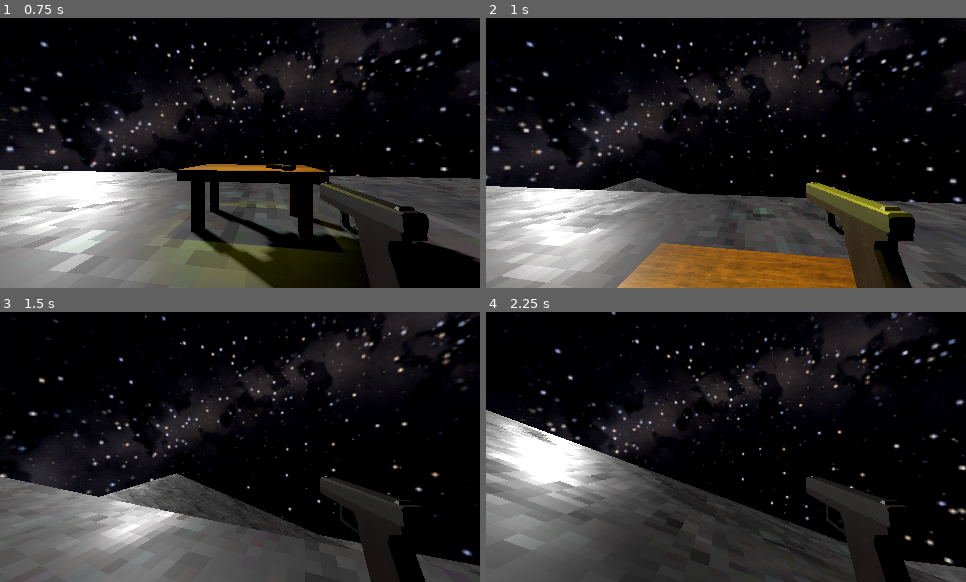
Above: before the commit, frames 1-4 (two rows, left to right).
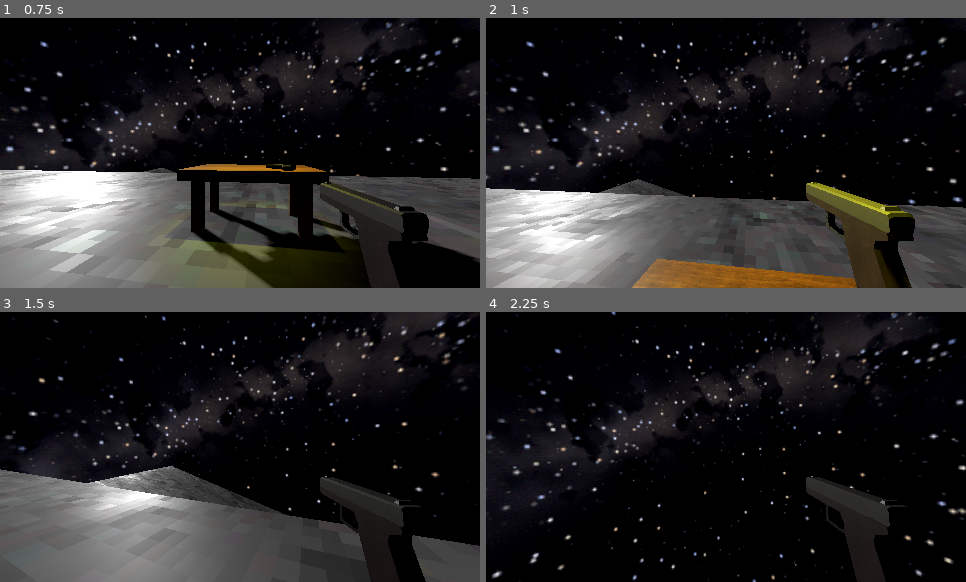
Above: after the commit, the same moments.

Repository: TheM0RSE/GameOff2026
Game: Godot game, scene res://Scenes/Main.tscn
Same seed, same stepped clock (60 frames per second), same inputs: the game is played once before the commit and once after it.
Inputs (mouse positions are in pixels of both pictures, inside the frame that each line leads up to):
- Up to frame 1 (0.75 s): move the mouse to (264, 153) at 0.52 s; hold W (up) from 0.53 s (still down); hold Ctrl (Slide) from 0.53 s (still down)
- Up to frame 2 (1 s): keep holding W (up); keep holding Ctrl (Slide); tap Space (jump) at 0.77 s
- Up to frame 3 (1.5 s): keep holding W (up); move the mouse to (216, 447) at 1.27 s; release Ctrl (Slide) at 1.28 s; tap Shift (Dash) at 1.35 s
- Up to frame 4 (2.25 s): keep holding W (up); tap Space (jump) at 1.52 s; tap Ctrl (Slide) at 1.55 s; move the mouse to (735, 441) at 2.02 s; hold Ctrl (Slide) from 2.03 s (still down)

Frame 1 is identical in both runs. In frame 2, 8.1% of the frame differs, in the area x 0-100%, y 59-100%; in frame 3, 8.1%; in frame 4, 30%, in the area x 0-100%, y 36-100%.

Commit message:
Added simple mantling. Check if player is under something while sliding and avoid standing up.

Diff:
--- a/Entities/Player/Player.gd
+++ b/Entities/Player/Player.gd
@@ -43,6 +43,19 @@
 var was_on_floor = false
 var just_landed = false
 
+# Mantling
+@export var chest_ray : RayCast3D
+@export var head_ray : RayCast3D
+@export var top_ray : RayCast3D
+@export var ceiling_ray : RayCast3D
+
+var mantle_cooldown = 0.0
+const MANTLE_COOLDOWN_TIME = 0.25
+var last_speed = 0
+
+var vault_direction = Vector3.ZERO
+var vault_speed = 0.0
+
 # Stamina later
 
 const WEIGHT = 2.0
@@ -92,6 +105,8 @@
 		get_tree().reload_current_scene()
 
 func _physics_process(delta: float) -> void:
+	mantle_cooldown -= delta
+
 	# If player is not on ground
 	if not is_on_floor():
 		# Gravity normal in the start of a jump and higher with fall_multiplier when falling
@@ -110,8 +125,12 @@
 		coyote_timer = coyote_time
 
 	jump(delta)
+	check_mantle(delta)
 	dash_and_move(delta)
 	update_height(delta)
+
+	if not is_on_wall():
+		last_speed = Vector3(velocity.x, 0, velocity.y).length()
 
 	var was_on_floor = is_on_floor()
 	move_and_slide()
@@ -121,7 +140,8 @@
 func update_height(delta):
 	var target_height = STAND_HEIGHT
 
-	if is_sliding:
+	# Check if the player is sliding or if the player is still under something while in a slide
+	if is_sliding or ceiling_ray.is_colliding():
 		target_height = LOW_HEIGHT
 
 	var drop = STAND_HEIGHT - target_height
@@ -189,6 +209,10 @@
 
 		if dash_timer <= 0:
 			is_dashing = false
+
+	elif mantle_cooldown > 0:
+		horizontal = vault_direction * vault_speed
+
 	elif is_sliding:
 		horizontal = horizontal.move_toward(Vector3.ZERO, SLIDE_FRICTION * delta)
 
@@ -199,14 +223,15 @@
 			horizontal += downhill * SLOPE_ACCEL * delta
 
 		# Stop conditions
-		if horizontal.length() < SLIDE_MIN_SPEED or not Input.is_action_pressed("Slide"):
+		if horizontal.length() < SLIDE_MIN_SPEED or (not Input.is_action_pressed("Slide") and not ceiling_ray.is_colliding()):
 			is_sliding = false
+
 	else:
+		if not is_on_floor() and direction != Vector3.ZERO and horizontal.length() > speed:
+			target = direction * horizontal.length()
+
 		# Apply normal movement to the player
 		horizontal = horizontal.move_toward(target, rate * delta)
-
-		if not is_on_floor() and direction != Vector3.ZERO and horizontal.length() > speed:
-			target = direction * horizontal.length()
 
 		charges_refill_currentTime -= charges_refill_time * delta
 
@@ -227,7 +252,6 @@
 
 func jump(delta):
 
-
 	# Decrease the jump buffer timer over time
 	if jump_buffer_timer > 0:
 		jump_buffer_timer -= delta
@@ -244,3 +268,30 @@
 		velocity.y = JUMP_VELOCITY
 		jump_buffer_timer = 0.0 # Consume the buffer
 		coyote_timer = 0.0
+
+func check_mantle(delta):
+	var input_dir := Input.get_vector("left", "right", "up", "down")
+
+	var h_speed = Vector3(velocity.x, 0, velocity.z).length()
+	var look = max(1.2, h_speed * 0.15)
+
+	chest_ray.target_position.z = -look
+	head_ray.target_position.z = -look
+	top_ray.position.z = -(look - 0.2)
+
+	if not is_on_floor() and mantle_cooldown <= 0 and input_dir.y < 0 and not is_sliding and chest_ray.is_colliding() and not head_ray.is_colliding() and top_ray.is_colliding():
+		var ledge_point = top_ray.get_collision_point()
+		vault(top_ray.get_collision_point())
+
+func vault(ledge_point):
+	is_dashing = false
+	mantle_cooldown = MANTLE_COOLDOWN_TIME
+
+	var feet_y = global_position.y - STAND_HEIGHT / 2
+	var height = ledge_point.y - feet_y + 0.3
+
+	var g = get_gravity().length() * WEIGHT
+	velocity.y = sqrt(2 * g * height)
+
+	vault_direction = -transform.basis.z
+	vault_speed = max(last_speed, speed)
--- a/Entities/Player/Player.tscn
+++ b/Entities/Player/Player.tscn
@@ -6,11 +6,15 @@
 
 [sub_resource type="CapsuleShape3D" id="CapsuleShape3D_3n5wa"]
 
-[node name="Player" type="CharacterBody3D" unique_id=1972926718 node_paths=PackedStringArray("collision", "camera", "glock") groups=["Player"]]
+[node name="Player" type="CharacterBody3D" unique_id=1972926718 node_paths=PackedStringArray("collision", "chest_ray", "head_ray", "top_ray", "ceiling_ray", "camera", "glock") groups=["Player"]]
 transform = Transform3D(-4.371139e-08, 0, -1, 0, 1, 0, 1, 0, -4.371139e-08, 0, 0, 0)
 collision_layer = 2
 script = ExtResource("1_3qydi")
 collision = NodePath("CollisionShape3D")
+chest_ray = NodePath("ChestRay")
+head_ray = NodePath("HeadRay")
+top_ray = NodePath("TopRay")
+ceiling_ray = NodePath("CeilingRay")
 camera = NodePath("Camera3D")
 glock = NodePath("Camera3D/Glock")
 
@@ -56,3 +60,18 @@
 grow_horizontal = 2
 grow_vertical = 2
 texture = ExtResource("3_vweq0")
+
+[node name="ChestRay" type="RayCast3D" parent="." unique_id=1255254943]
+transform = Transform3D(1, 0, 0, 0, 1, 0, 0, 0, 1, 0, -0.4, 0)
+target_position = Vector3(0, 0, -0.8)
+
+[node name="HeadRay" type="RayCast3D" parent="." unique_id=1879804056]
+transform = Transform3D(1, 0, 0, 0, 1, 0, 0, 0, 1, 0, 0.9, 0)
+target_position = Vector3(0, 0, -0.8)
+
+[node name="TopRay" type="RayCast3D" parent="." unique_id=248777963]
+transform = Transform3D(1, 0, 0, 0, 1, 0, 0, 0, 1, 0, 1.2, -0.7)
+target_position = Vector3(0, -2, 0)
+
+[node name="CeilingRay" type="RayCast3D" parent="." unique_id=613406759]
+target_position = Vector3(0, 1.1, 0)
--- a/project.godot
+++ b/project.godot
@@ -83,6 +83,11 @@
 "events": [Object(InputEventKey,"resource_local_to_scene":false,"resource_name":"","device":-1,"window_id":0,"alt_press …(195 unchanged characters)…
 ]
 }
+Crouch={
+"deadzone": 0.2,
+"events": [Object(InputEventKey,"resource_local_to_scene":false,"resource_name":"","device":-1,"window_id":0,"alt_pressed":false,"shift_pressed":false,"ctrl_pressed":false,"meta_pressed":false,"pressed":false,"keycode":0,"physical_keycode":4194326,"key_label":0,"unicode":0,"location":0,"echo":false,"script":null)
+]
+}
 
 [physics]
 
